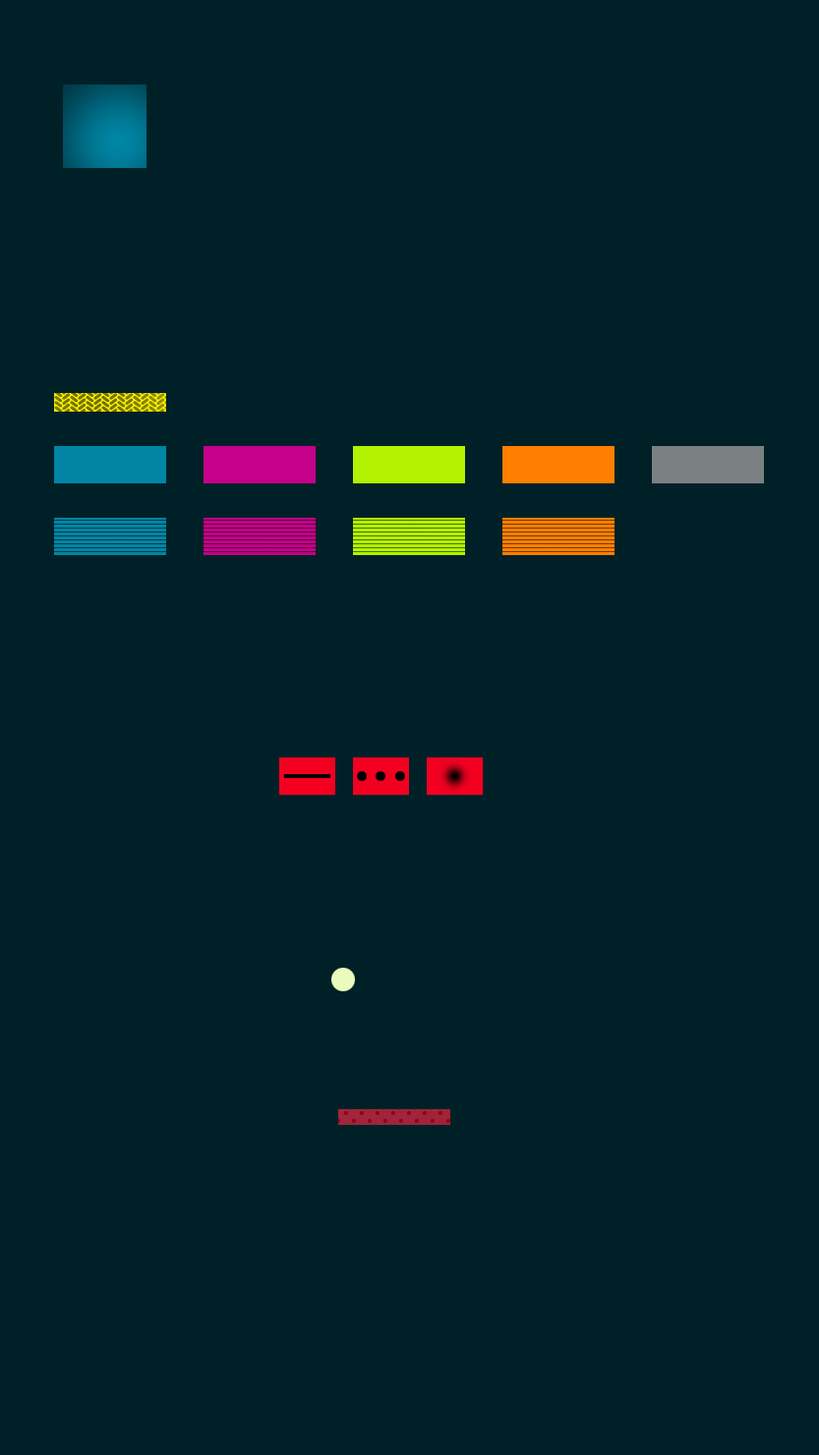
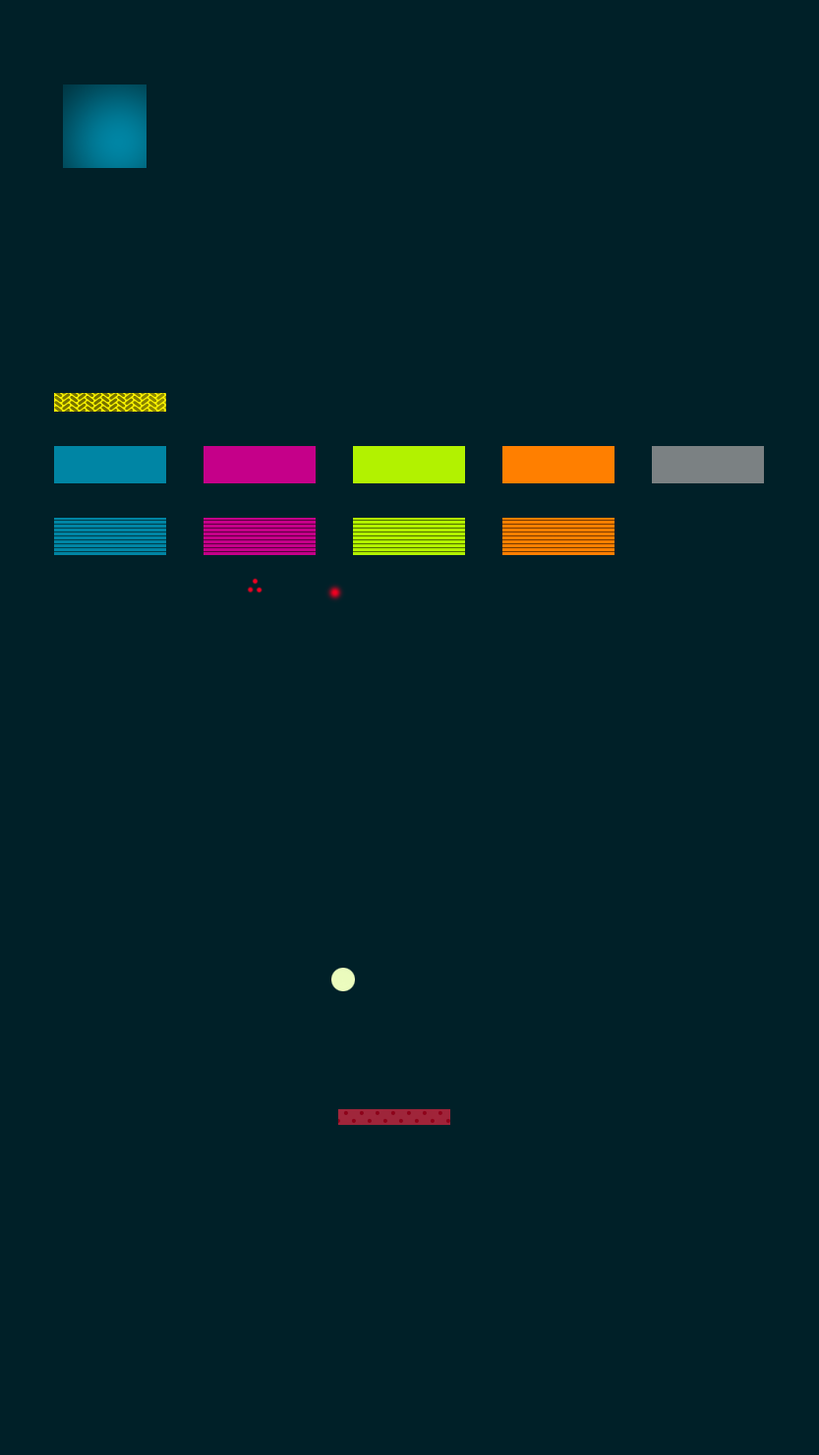
Comparing the layer stacks of the two 819 x 1455 images. Changes:
removed layer "PowerupFireball" over 426, 757, 483, 796
added group "PowerupFireball" with 2 layers above "PowerupMultiBall" over 324, 582, 345, 604
added layer "Ball" (1st of 2, in "PowerupFireball") in group "PowerupFireball" over 324, 582, 345, 604
added group "PowerupMultiBall" with 2 layers above "PowerupLargerPaddle" over 246, 577, 264, 594
added layer "Balls" in group "PowerupMultiBall" over 246, 577, 264, 594
removed layer "PowerupMultiBall" over 352, 757, 409, 796
removed layer "PowerupLargerPaddle" over 279, 757, 336, 796
